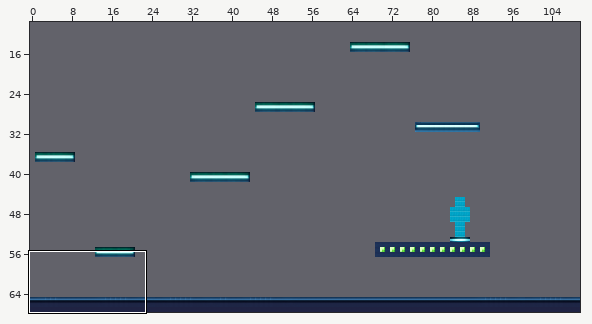
One commit to this Tiled map: src/main/resources/assets/levels/Tile1.tmx. The picture above shows the old version from afar; the outline marks the close-up.
Close-up. Earlier state:
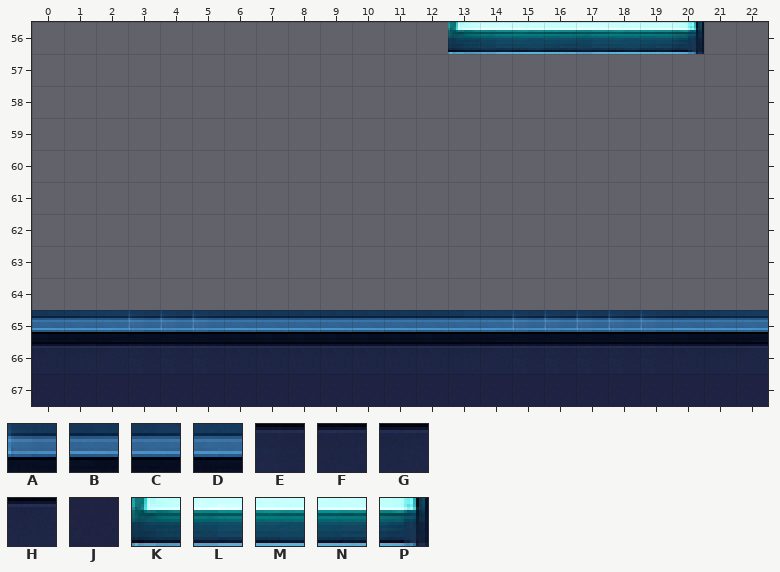
Cells are 16x16 px. Shown: x 0..22, y 56..67. The commit also changed other parts of the map, which this record leaves out.
Key: from "sci-fi-tileset": A 1224, B 1225, C 1226, D 1227, E 1288, F 1289, G 1290, H 1291, J 1300, K 2193, L 2194, M 2195, N 2196, P 2198.
_ is an empty cell.
Layer "Kachelebene 1" before, first column x 0:
56 _____________KLMNLMNP__
57 _______________________
58 _______________________
59 _______________________
60 _______________________
61 _______________________
62 _______________________
63 _______________________
64 _______________________
65 BCDAAABBBBBBBCDAAAAABCD
66 FGHEEEFFFFFFFGHEEEEEFGH
67 JJJJJJJJJJJJJJJJJJJJJJJ
Once edited:
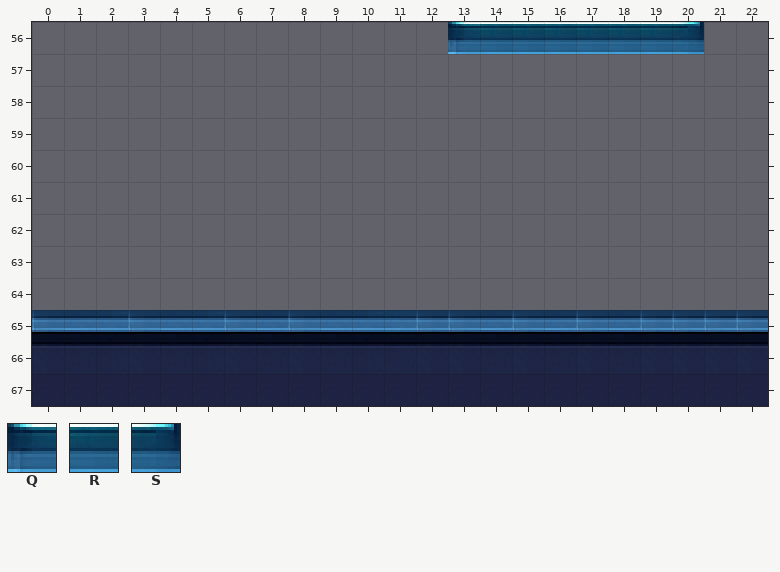
Further tiles: from "sci-fi-tileset": Q 861, R 865, S 866.
Difference:
Layer "Kachelebene 1":
Tile B gives way to tile A in row 65 at x 0, 6, 8, 12 and 20.
Tile C gives way to tile A in row 65 at x 13 and 21.
Tile D gives way to tile A in row 65 at x 22.
Tile A gives way to tile B in row 65 at x 4, 16 and 18.
Tile A gives way to tile C in row 65 at x 5.
Tile K gives way to tile Q in row 56 at x 13.
Tile L gives way to tile R in row 56 at x 14 and 17.
Tile M gives way to tile R in row 56 at x 15 and 18.
Tile N gives way to tile R in row 56 at x 16 and 19.
Tile P gives way to tile S in row 56 at x 20.
